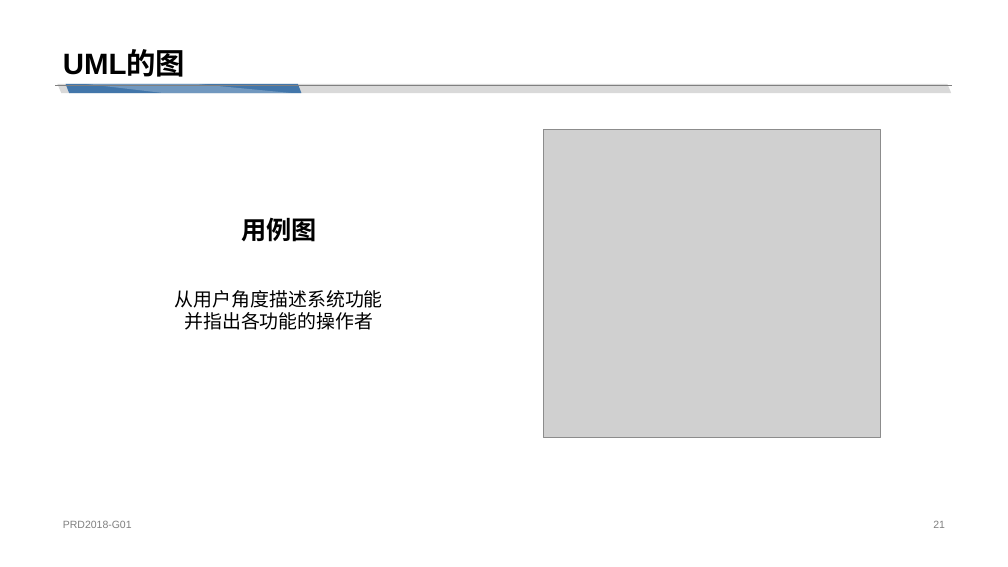
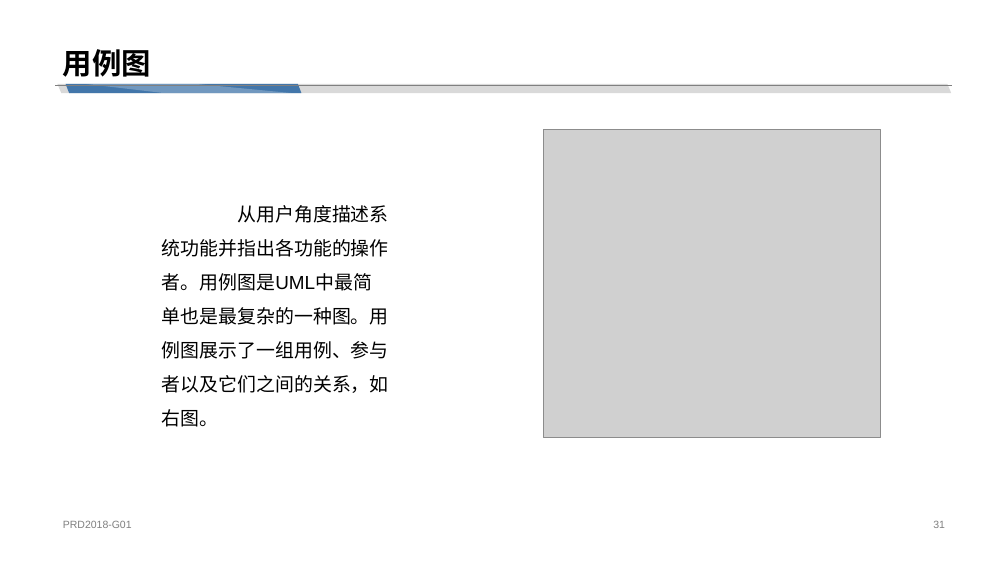
Before and after one commit to cchello/PRD2018-G01, a slide deck: slide 31 of 非受控文档/陈铉文/UML概述.pptx (slide 21 before the commit). Drawn at 1008x567 pixels with LibreOffice and Linux fonts; fonts in the diff are those of the drawing; grey boxes stand for pictures. Boxes give left, top, right and bottom in pixels: in the first picture for what was removed or moved away, otherwise in the second. Text is boxed around its words. In the diff, an @@ line names an element or a change of style, - is before the commit and + after.

```diff
--- a/非受控文档/陈铉文/UML概述.pptx
+++ b/非受控文档/陈铉文/UML概述.pptx
@@ title at (63, 49, 151, 77): text changed @@
-UML的图
+用例图
@@ text at (162, 205, 389, 427): text changed @@
-从用户角度描述系统功能
-并指出各功能的操作者
+从用户角度描述系统功能并指出各功能的操作者。用例图是UML中最简单也是最复杂的一种图。用例图展示了一组用例、参与者以及它们之间的关系，如右图。
@@ text removed at (241, 218, 317, 242) @@
-用例图
```
Also in this commit, not shown: 16 other slides changed, 12 slides added.
